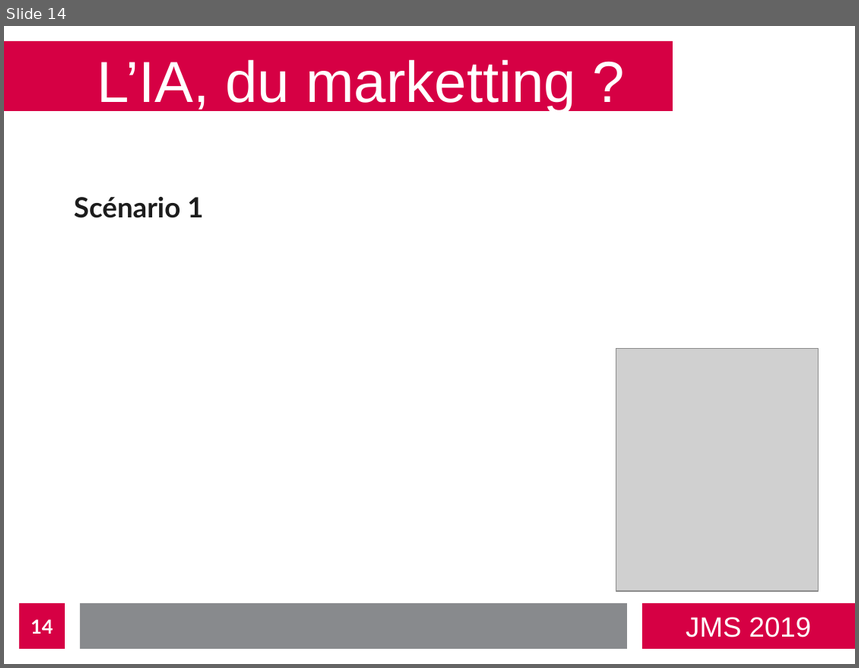
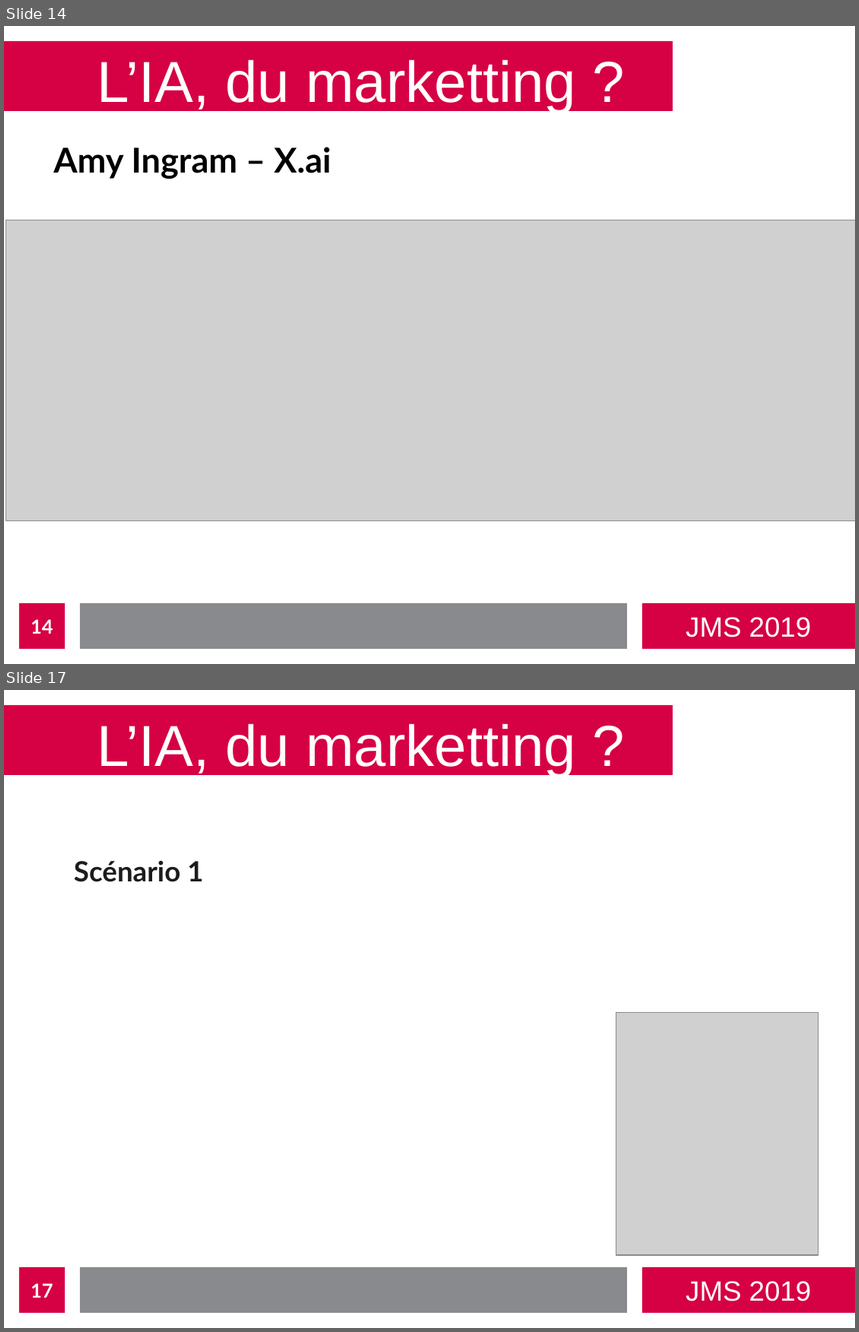
Before and after one commit to bastienvanderplaetse/JMS-2019, a slide deck: presentation.odp. Shown one above the other, each under a label of ours: slide 14 before the commit, slides 14 and 17 after it; the slides between them are not shown. The pictures are 859x668 and 859x1332 pixels, drawn with LibreOffice and Linux fonts; fonts in the diff are those of the drawing; grey boxes stand for pictures. Boxes give left, top, right and bottom in pixels: in the first picture for what was removed or moved away, otherwise in the second. Text is boxed around its words. In the diff, an @@ line names an element or a change of style, - is before the commit and + after.

Commit message:
Marketting ex1

```diff
--- a/presentation.odp
+++ b/presentation.odp
@@ slide 14 added at [4, 26, 855, 664], background #FFFFFF; not listed: 4 template elements that a slide beside it also shows @@
@@ title added at [97, 59, 576, 113], 54 pt, text #FFFFFF @@
+L’IA, du marketting ?
@@ text added at [53, 147, 331, 179], 32 pt, text #000000, bold @@
+Amy Ingram – X.ai
@@ picture added at [6, 221, 855, 521] @@
@@ page number added at [19, 604, 65, 649], fill #D60044, 18 pt, text #FFFFFF, bold @@
+14
@@ what was slide 14 is now slide 17 @@
@@ page number at [31, 1284, 53, 1298]: text changed @@
-14
+17
```
Also in this commit, not shown: 13 slides changed, 3 other slides added, 2 other files.
